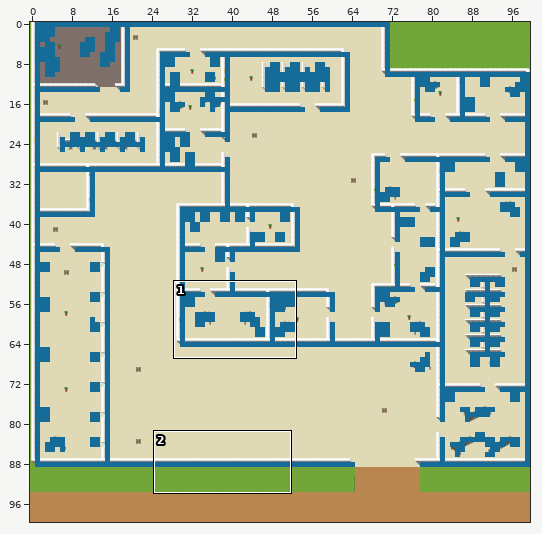
Two states of a Tiled map, assets/2map.tmx. The picture above shows the old version from afar; the outline marks the close-up.
Close-up. Earlier state:
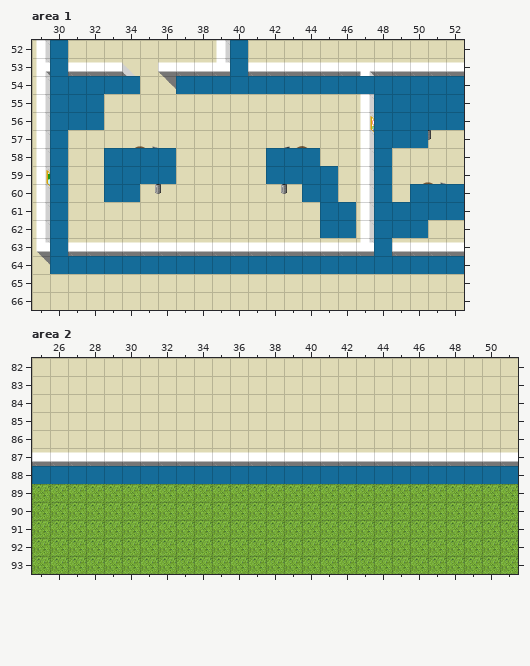
Cells are 32x32 px. Shown: area 1 x 29..52, y 52..66; area 2 x 25..51, y 82..93. The commit also changed other parts of the map, which this record leaves out.
Once edited:
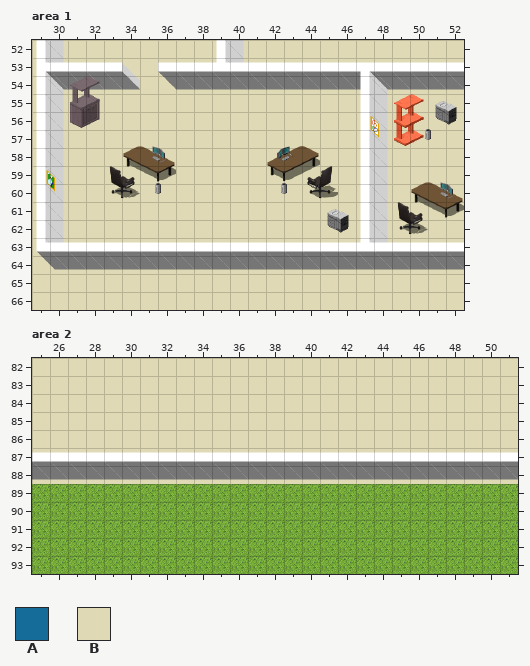
Key: from "terrain-assets": A 391, B 414.
_ is an empty cell, # one hidden under a higher layer.
Changes in this commit:
Layer "Collision" (now hidden), area 1:
y 52..53: x 30 A -> _; x 40 A -> _
y 54: x 30..34 AAAAA -> _____; x 37..52 AAAAAAAAAAAAAAAA -> ________________
y 55..56: x 30..32 AAA -> ___; x 48..52 AAAAA -> _____
y 57: x 30 A -> _; x 48..50 AAA -> ___
y 58: x 30 A -> _; x 33..36 AAAA -> ____; x 42..44 AAA -> ___; x 48 A -> _
y 59: x 30 A -> _; x 33..36 AAAA -> ____; x 42..45 AAAA -> ____; x 48 A -> _
y 60: x 30 A -> _; x 33..34 AA -> __; x 44..45 AA -> __; x 48 A -> _; x 50..52 AAA -> ___
y 61: x 30 A -> _; x 45..46 AA -> __; x 48..52 AAAAA -> _____
y 62: x 30 A -> _; x 45..46 AA -> __; x 48..50 AAA -> ___
y 63: x 30 A -> _; x 48 A -> _
y 64: x 30..52 AAAAAAAAAAAAAAAAAAAAAAA -> _______________________
Layer "Floor", area 2:
y 88: x 25..51 ########################### -> BBBBBBBBBBBBBBBBBBBBBBBBBBB
Layer "Collision" (now hidden), area 2:
y 88: x 25..51 AAAAAAAAAAAAAAAAAAAAAAAAAAA -> ___________________________
